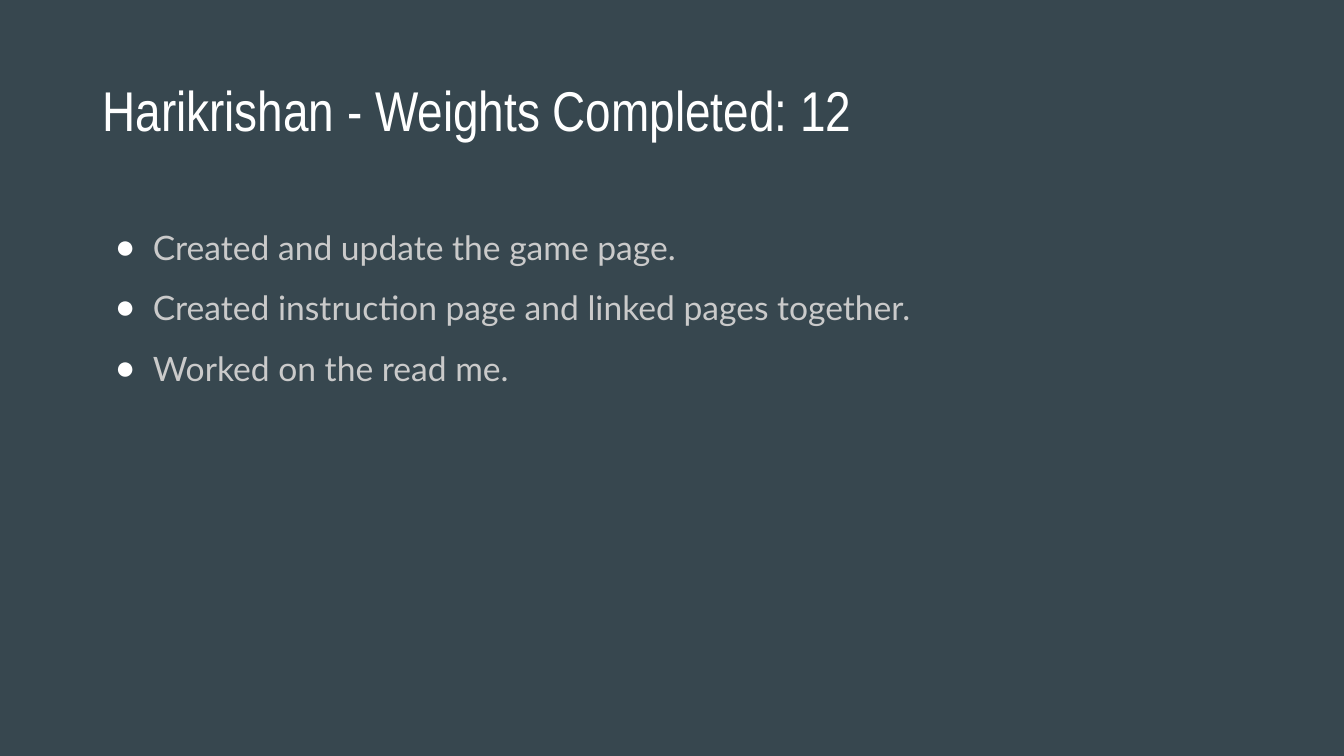
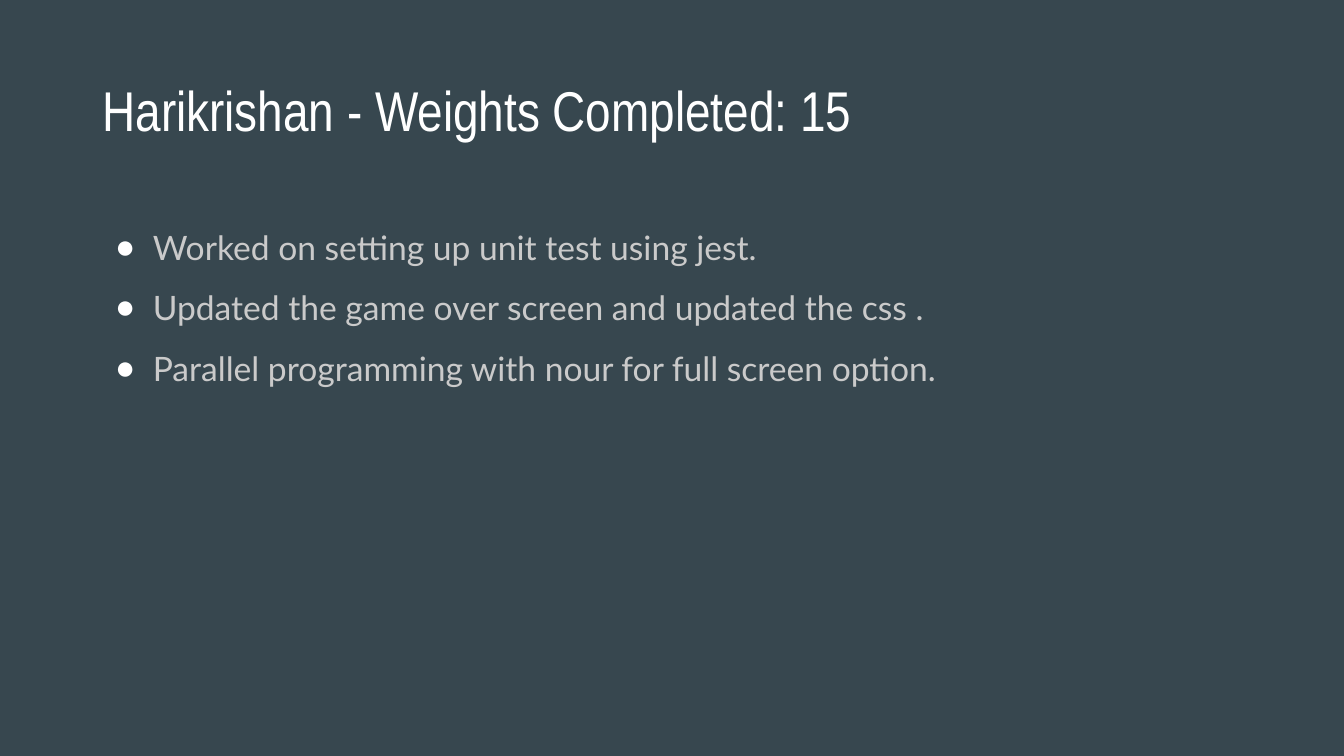
Before and after one commit to rehan-code/Game-Library-Web-App, a slide deck: slide 8 of CIS4250_Retrospective.pptx (slide 7 before the commit). Drawn at 1344x756 pixels with LibreOffice and Linux fonts; fonts in the diff are those of the drawing. Boxes give left, top, right and bottom in pixels: in the first picture for what was removed or moved away, otherwise in the second. Text is boxed around its words. In the diff, an @@ line names an element or a change of style, - is before the commit and + after.

```diff
--- a/CIS4250_Retrospective.pptx
+++ b/CIS4250_Retrospective.pptx
@@ title at [102, 90, 851, 141]: text changed @@
-Harikrishan - Weights Completed: 12
+Harikrishan - Weights Completed: 15
@@ text at [153, 235, 936, 387]: text changed @@
-● Created and update the game page.
-● Created instruction page and linked pages together.
-● Worked on the read me.
+● Worked on setting up unit test using jest.
+● Updated the game over screen and updated the css .
+● Parallel programming with nour for full screen option.
```
Also in this commit, not shown: 10 other slides changed, 1 slide added, 1 slide removed.
